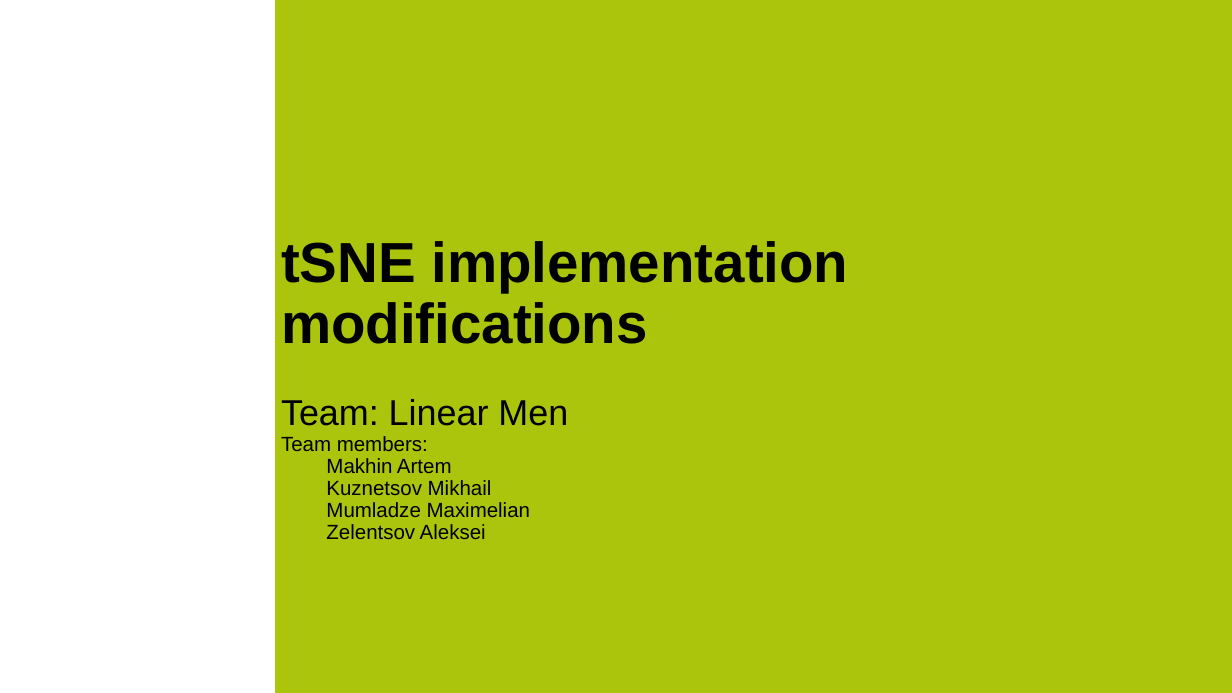
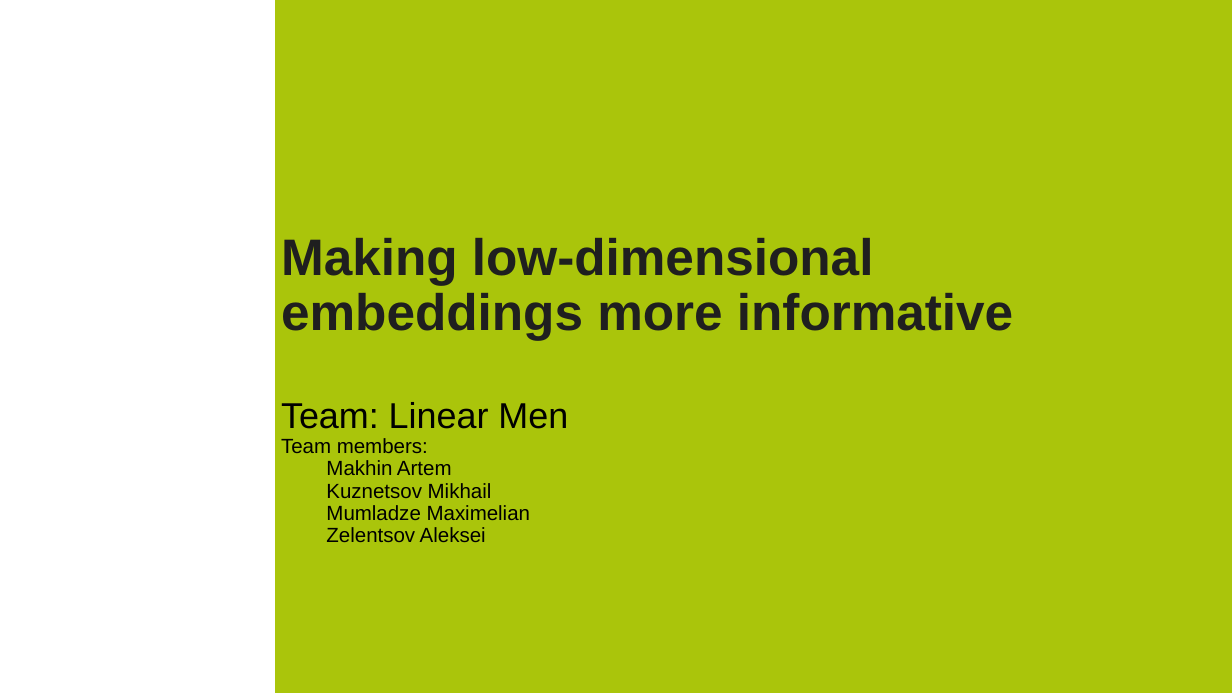
Before and after one commit to Recap-Minutes-of-Meetings/tsne, a slide deck: slide 1 of preso.pptx. Drawn at 1232x693 pixels with LibreOffice and Linux fonts; fonts in the diff are those of the drawing; background and template pictures are left out. Boxes give left, top, right and bottom in pixels: in the first picture for what was removed or moved away, otherwise in the second. Text is boxed around its words. In the diff, an @@ line names an element or a change of style, - is before the commit and + after.

```diff
--- a/preso.pptx
+++ b/preso.pptx
@@ text at (281,238,1013,340): text changed; size 44 to 40 pt; text colour #000000 to #1F1F1F @@
-tSNE implementation modifications
+Making low-dimensional embeddings more informative
```
Also in this commit, not shown: 5 other slides changed, 8 slides added, 1 slide removed.
